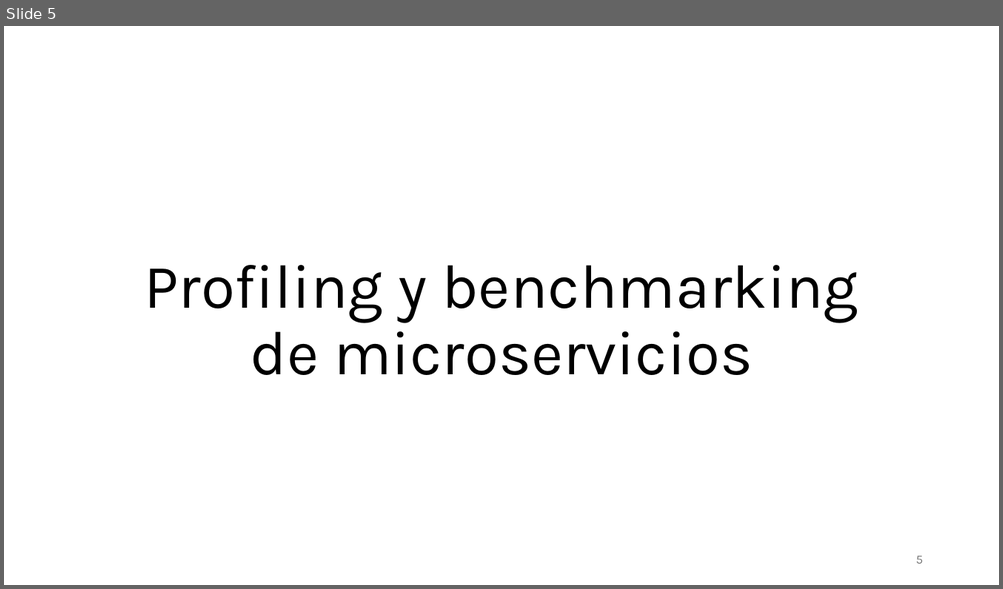
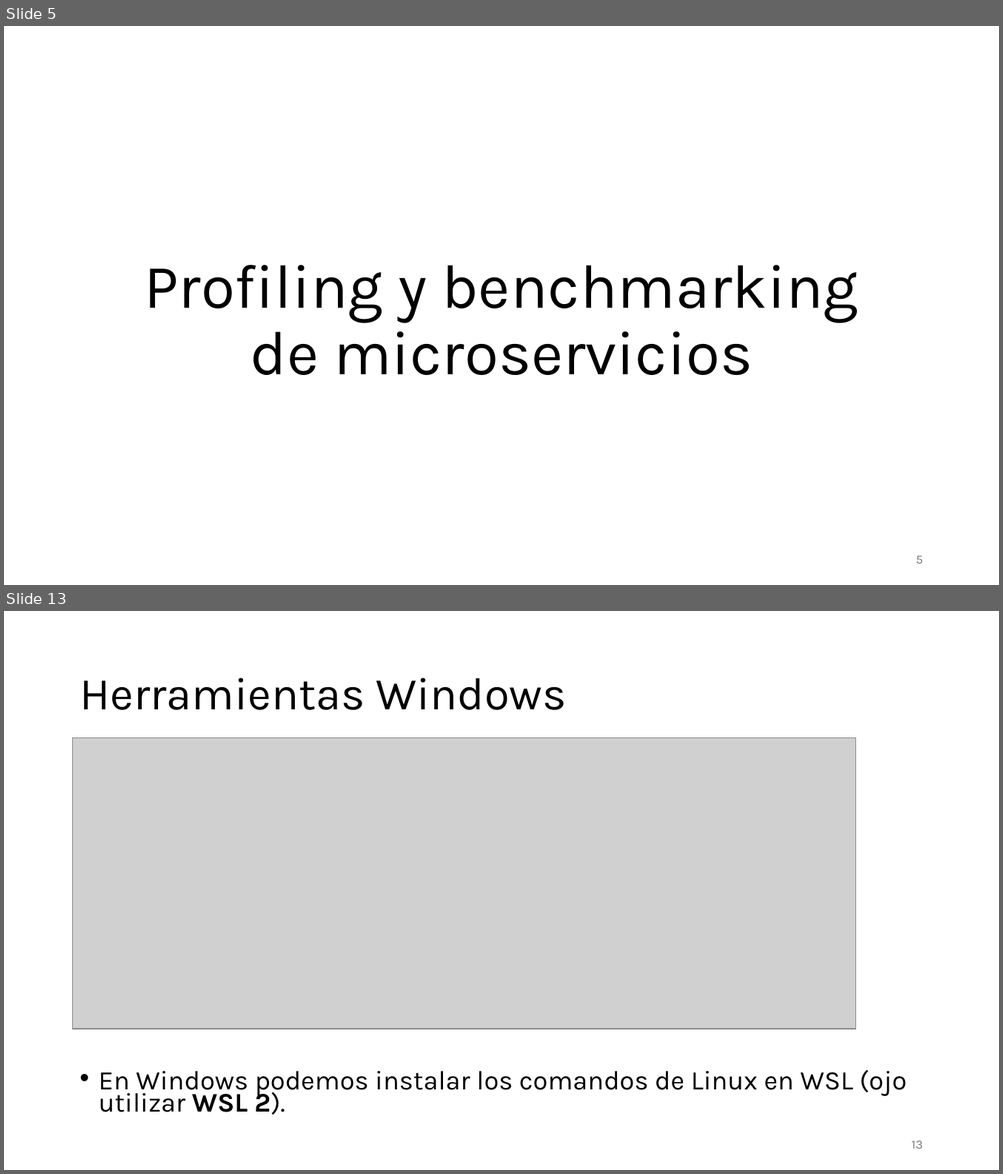
Before and after one commit to aldebarran22/CURSO_CPP_SERVICIOS_30H, a slide deck: doc/5_Optimizacion_Gestion_Recursos_Microservicios_C++.pptx. Shown one above the other, each under a label of ours: slide 5 before the commit, slides 5 and 13 after it; the slides between them are not shown. The pictures are 1003x589 and 1003x1174 pixels, drawn with LibreOffice and Linux fonts; fonts in the diff are those of the drawing; grey boxes stand for pictures. Boxes give left, top, right and bottom in pixels: in the first picture for what was removed or moved away, otherwise in the second. Text is boxed around its words. In the diff, an @@ line names an element or a change of style, - is before the commit and + after.

```diff
--- a/doc/5_Optimizacion_Gestion_Recursos_Microservicios_C++.pptx
+++ b/doc/5_Optimizacion_Gestion_Recursos_Microservicios_C++.pptx
@@ slide 13 added at box(4, 611, 999, 1170), background #FFFFFF @@
@@ title added at box(79, 678, 566, 710), 44 pt, text #000000 @@
+Herramientas Windows
@@ picture added at box(73, 738, 856, 1030) @@
@@ text added at box(99, 1070, 907, 1115), 25.9 pt, text #000000 @@
+• En Windows podemos instalar los comandos de Linux en WSL (ojo utilizar WSL 2).
@@ page number added at box(911, 1141, 922, 1149), 12 pt, text #797979 @@
+13
```
Also in this commit, not shown: 1 slide changed, 15 other slides added, 4 other files.
